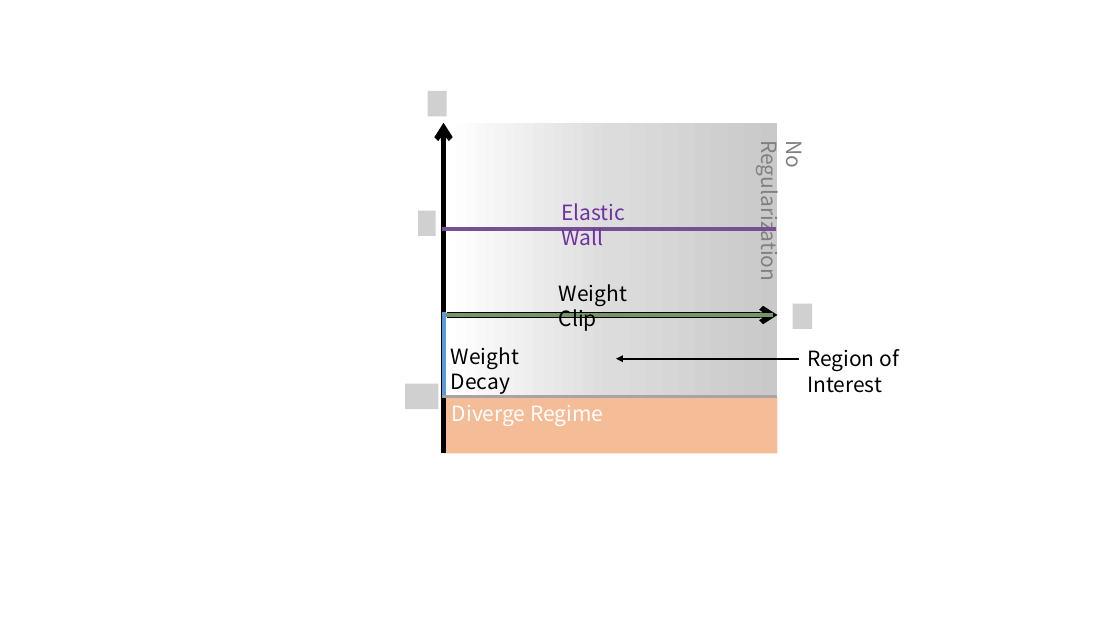
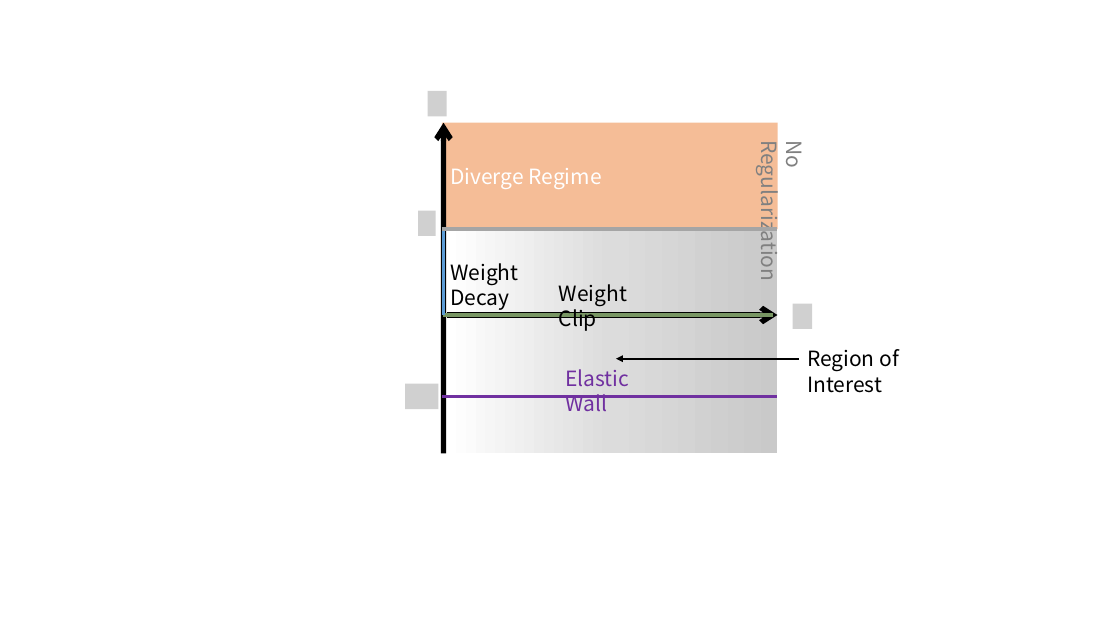
Before and after one commit to zihao-wang/volumization, a slide deck: slide 2 of fig/演示文稿1.pptx. Drawn at 1120x630 pixels with LibreOffice and Linux fonts; fonts in the diff are those of the drawing; grey boxes stand for pictures. Boxes give left, top, right and bottom in pixels: in the first picture for what was removed or moved away, otherwise in the second. Text is boxed around its words. In the diff, an @@ line names an element or a change of style, - is before the commit and + after.

```diff
--- a/fig/演示文稿1.pptx
+++ b/fig/演示文稿1.pptx
@@ rectangle "Diverge Regime": place and size @@
-rectangle "Diverge Regime" at <box>444,397,778,454</box>
+rectangle "Diverge Regime" at <box>442,123,778,229</box>
@@ line (443, 229) - (777, 229): stroke #765093 3 pt to #A5A5A5 3 pt @@
@@ line moved from (444, 395) - (444, 313) to (444, 315) - (444, 229) @@
@@ rectangle: place and size @@
-rectangle at <box>447,123,778,396</box>
+rectangle at <box>447,229,778,454</box>
@@ text "Weight Decay": place and size @@
-text "Weight Decay" at <box>451,347,519,394</box>
+text "Weight Decay" at <box>450,263,518,310</box>
@@ text "Elastic Wall": place and size @@
-text "Elastic Wall" at <box>561,203,625,245</box>
+text "Elastic Wall" at <box>565,369,629,411</box>
@@ line (442, 397) - (777, 397): stroke #A5A5A5 3 pt to #7030A0 3 pt @@
```
Also in this commit, not shown: 9 other files.
